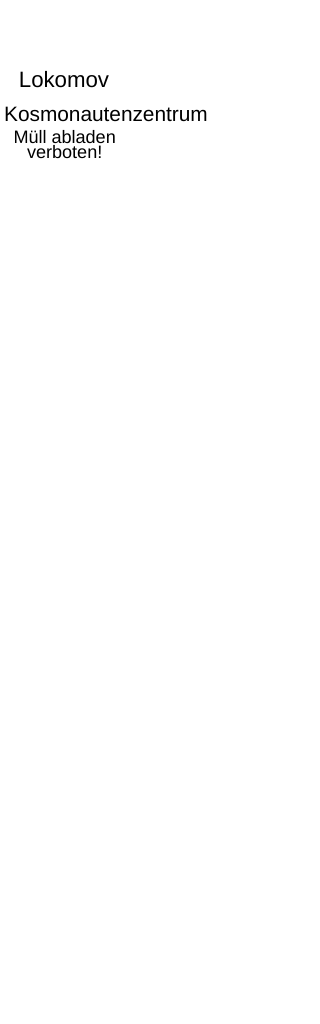
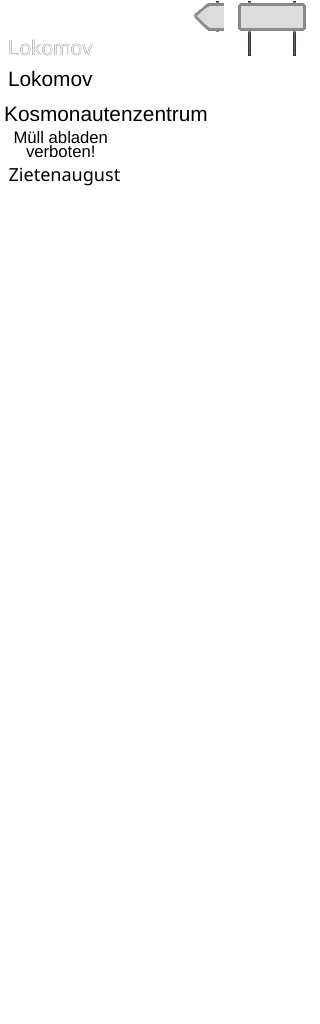
The second 320px x 1024px image is a revision of the first. Changes to its layers:
added layer "Layer 9(pasted)" above "Layer 8(pasted)" over [9, 1, 306, 186]
added layer "Layer 8(pasted)" above "Zieten" over [9, 1, 306, 186]
